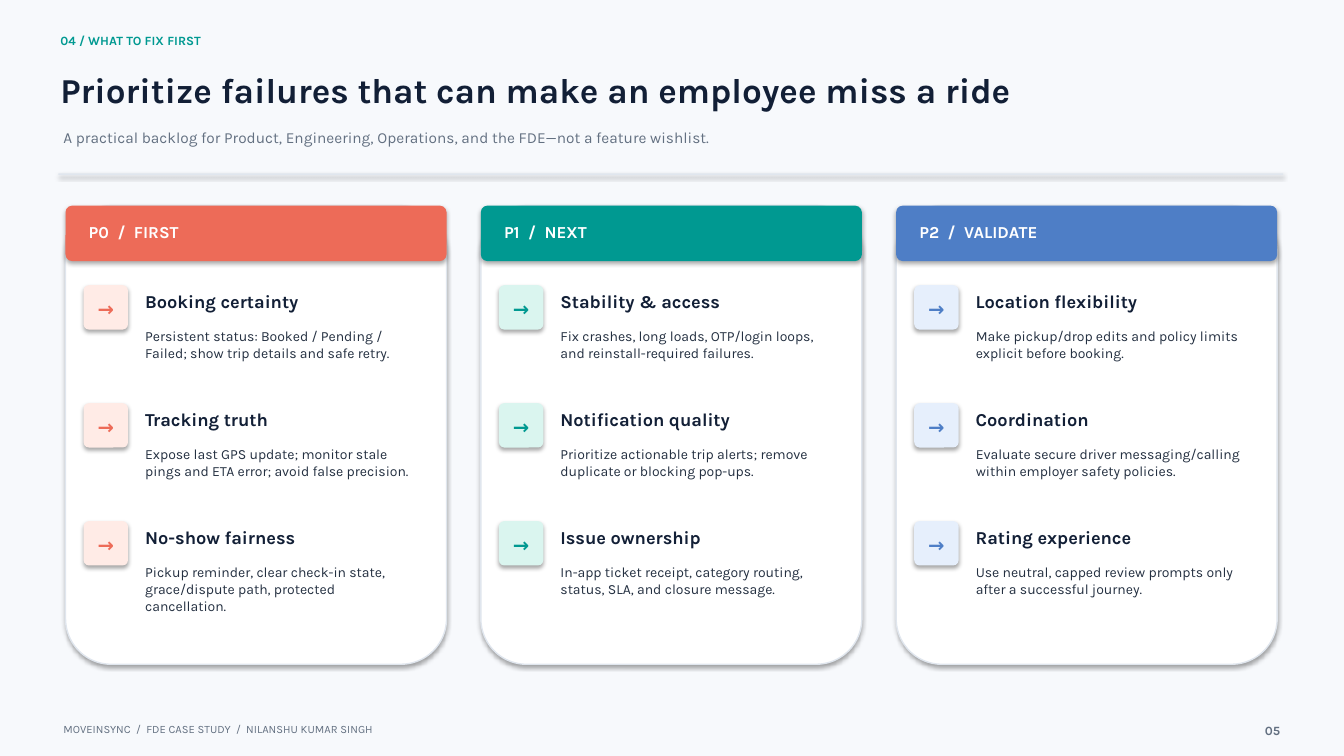
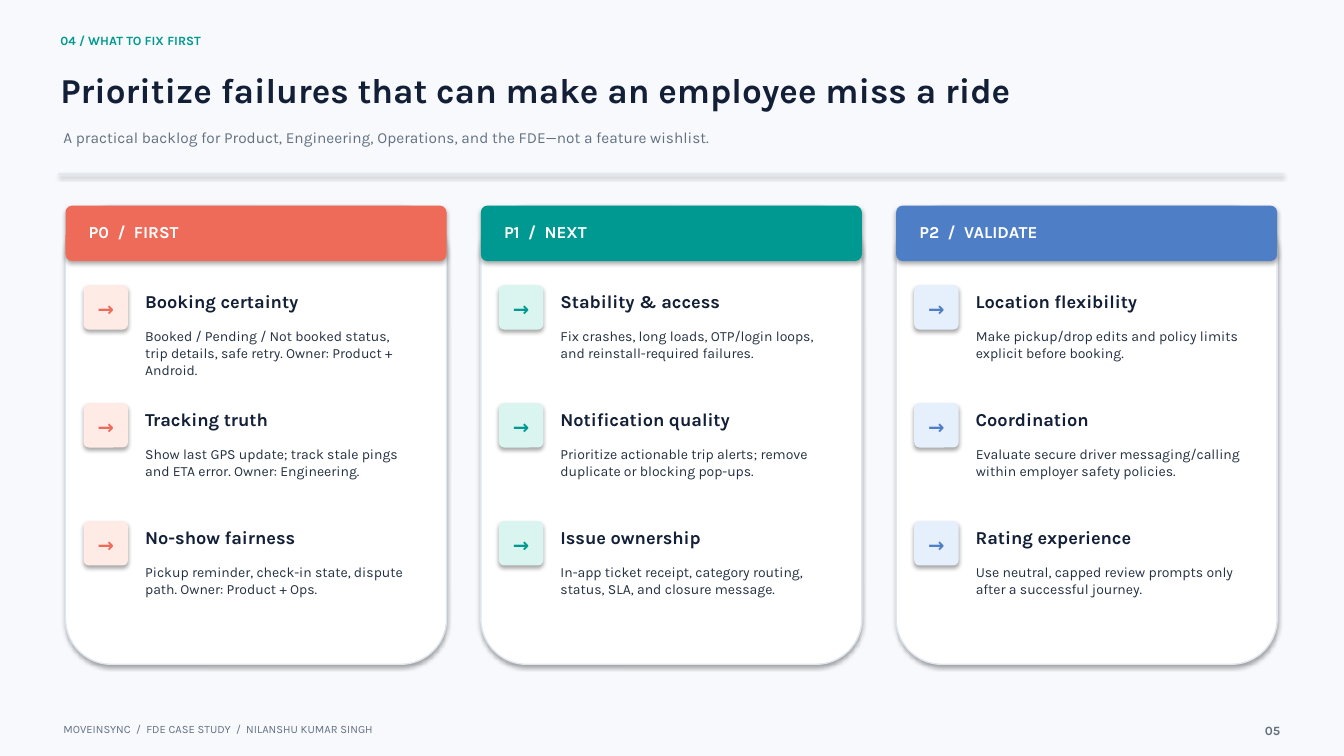
Before and after one commit to nilanshukumarsingh/moveinsync-fde, a slide deck: slide 5 of MoveInSync_FDE_Case_Study.pptx. Drawn at 1344x756 pixels with LibreOffice and Linux fonts; fonts in the diff are those of the drawing. Boxes give left, top, right and bottom in pixels: in the first picture for what was removed or moved away, otherwise in the second. Text is boxed around its words. In the diff, an @@ line names an element or a change of style, - is before the commit and + after.

```diff
--- a/MoveInSync_FDE_Case_Study.pptx
+++ b/MoveInSync_FDE_Case_Study.pptx
@@ text at box(145, 331, 389, 375): text changed @@
-Persistent status: Booked / Pending / Failed; show trip details and safe retry.
+Booked / Pending / Not booked status, trip details, safe retry. Owner: Product + Android.
@@ text at box(145, 449, 398, 480): text changed @@
-Expose last GPS update; monitor stale pings and ETA error; avoid false precision.
+Show last GPS update; track stale pings and ETA error. Owner: Engineering.
@@ text at box(145, 567, 403, 597): text changed @@
-Pickup reminder, clear check-in state, grace/dispute path, protected cancellation.
+Pickup reminder, check-in state, dispute path. Owner: Product + Ops.
```
Also in this commit, not shown: 6 other slides changed, 3 other files.
